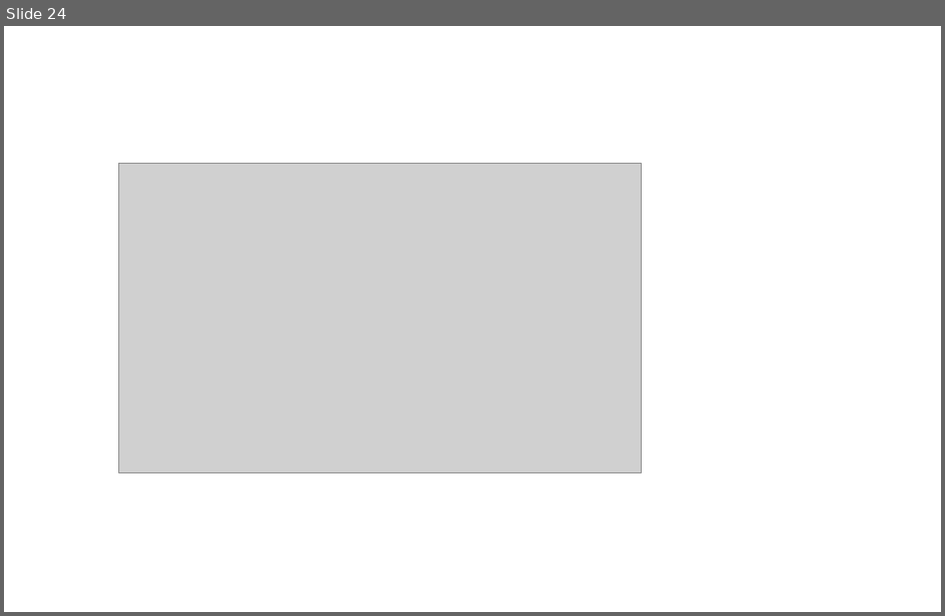
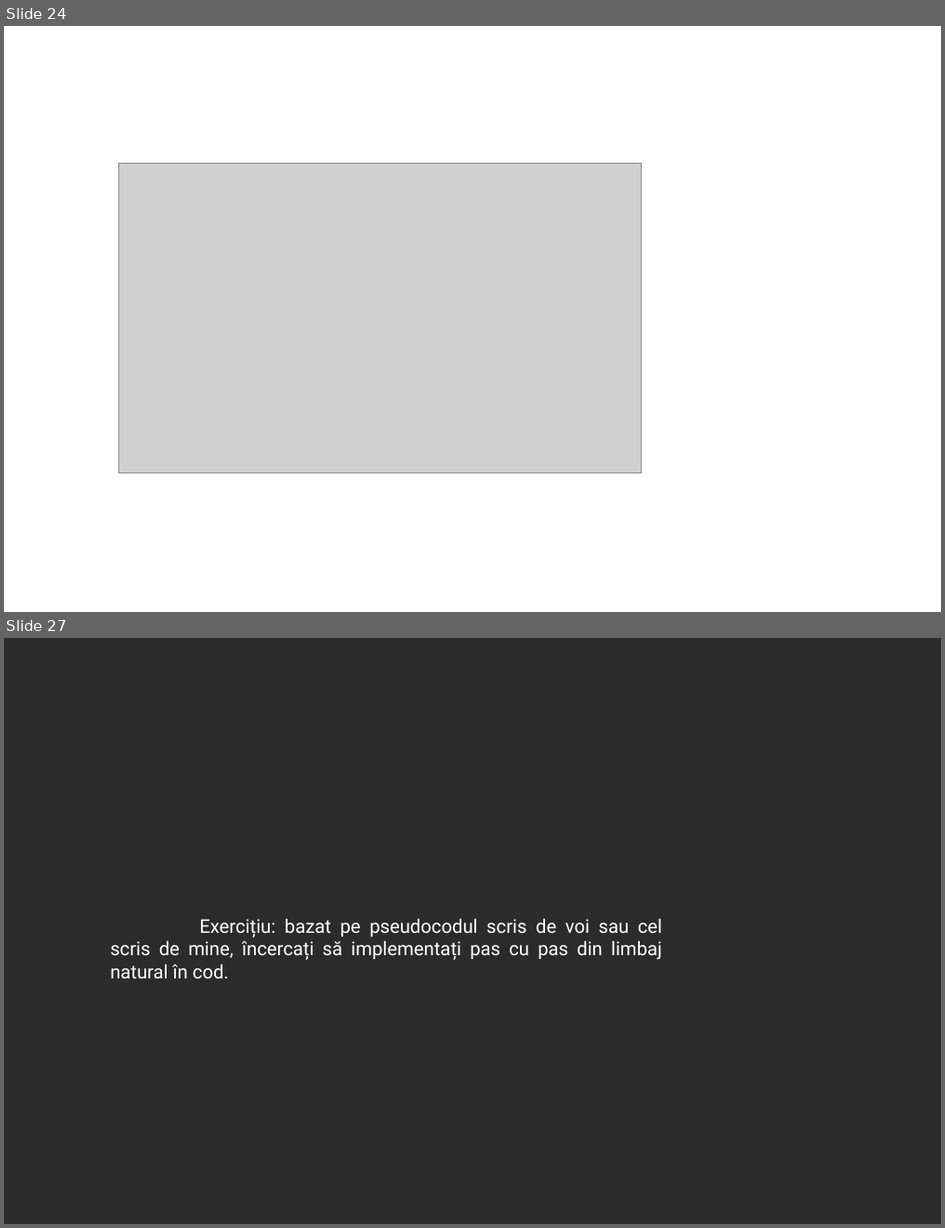
Before and after one commit to 0xspiderr/gdc-upt-presentations, a slide deck: presentation_5/presentation_5.odp. Shown one above the other, each under a label of ours: slide 24 before the commit, slides 24 and 27 after it; the slides between them are not shown. The pictures are 945x616 and 945x1228 pixels, drawn with LibreOffice and Linux fonts; fonts in the diff are those of the drawing; grey boxes stand for pictures; background and template pictures are left out; a plain dark background stands for a picture behind light text. Boxes give left, top, right and bottom in pixels: in the first picture for what was removed or moved away, otherwise in the second. Text is boxed around its words. In the diff, an @@ line names an element or a change of style, - is before the commit and + after.

```diff
--- a/presentation_5/presentation_5.odp
+++ b/presentation_5/presentation_5.odp
@@ slide 27 added at box(4, 638, 941, 1224), background picture (left out) @@
@@ text added at box(110, 918, 662, 978), 16 pt, text #FFFFFF @@
+Exercițiu: bazat pe pseudocodul scris de voi sau cel scris de mine, încercați să implementați pas cu pas din limbaj natural în cod.
```
Also in this commit, not shown: 1 slide changed, 47 other slides added, 1 slide removed, 2 other files.
